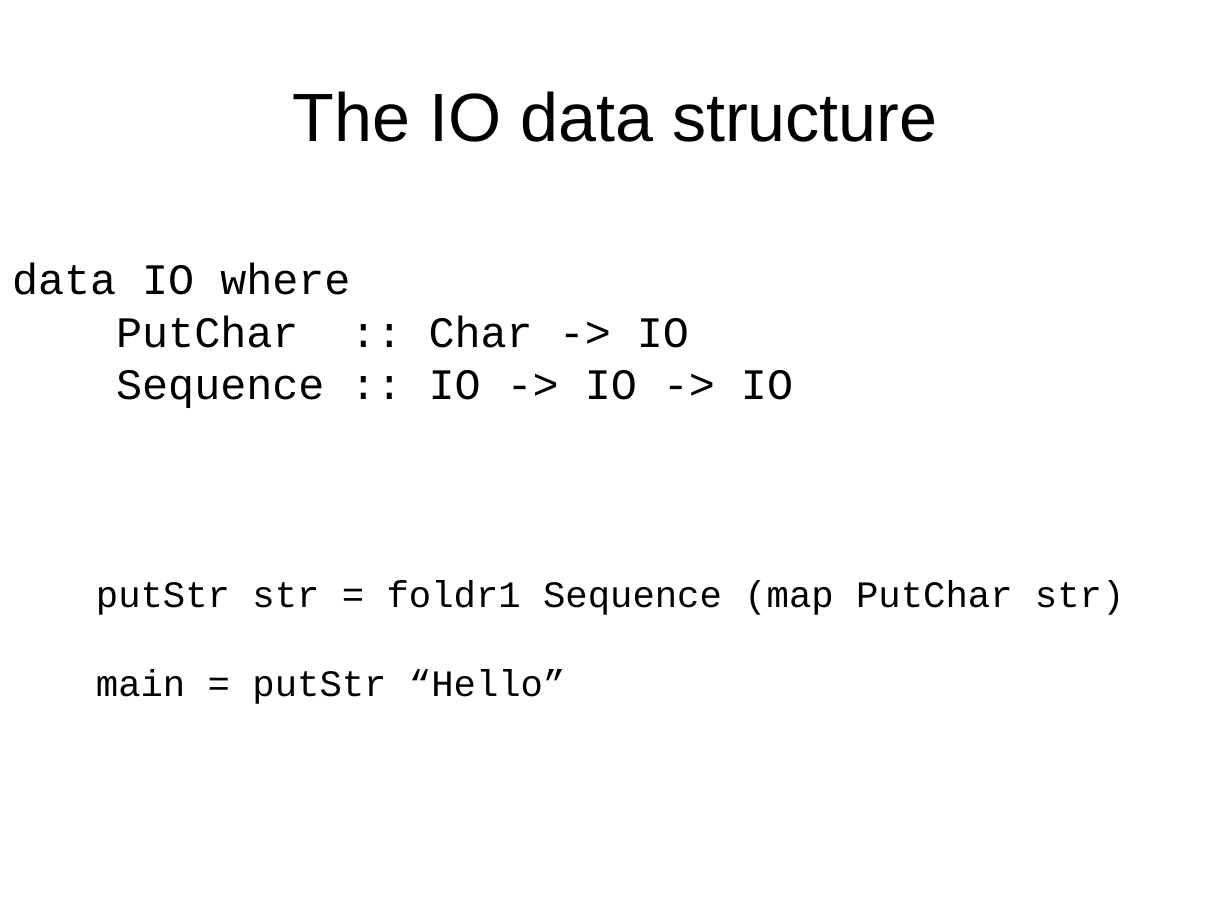
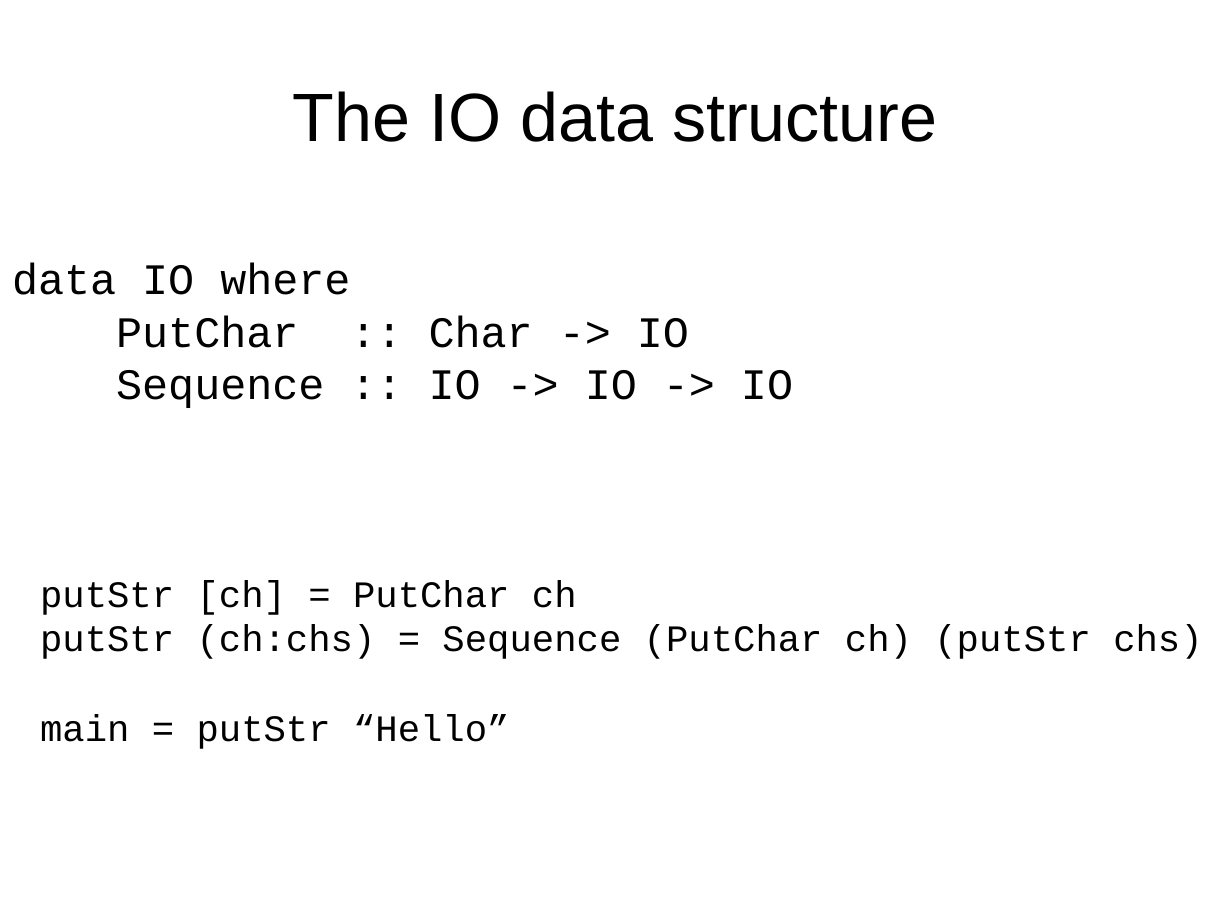
Before and after one commit to luqui/luqui-misc, a slide deck: slide 13 of work/present/monads/monads.odp. Drawn at 1232x924 pixels with LibreOffice and Linux fonts; fonts in the diff are those of the drawing. Boxes give left, top, right and bottom in pixels: in the first picture for what was removed or moved away, otherwise in the second. Text is boxed around its words. In the diff, an @@ line names an element or a change of style, - is before the commit and + after.

```diff
--- a/work/present/monads/monads.odp
+++ b/work/present/monads/monads.odp
@@ text "putStr [ch] = PutChar ch": place and size @@
-text "putStr [ch] = PutChar ch" at (96,580,1124,704)
+text "putStr [ch] = PutChar ch" at (40,580,1202,749)
@@ text at (40,580,1202,659): text changed @@
-putStr str = foldr1 Sequence (map PutChar str)
+putStr [ch] = PutChar ch
+putStr (ch:chs) = Sequence (PutChar ch) (putStr chs)
```
Also in this commit, not shown: 2 other slides changed.
